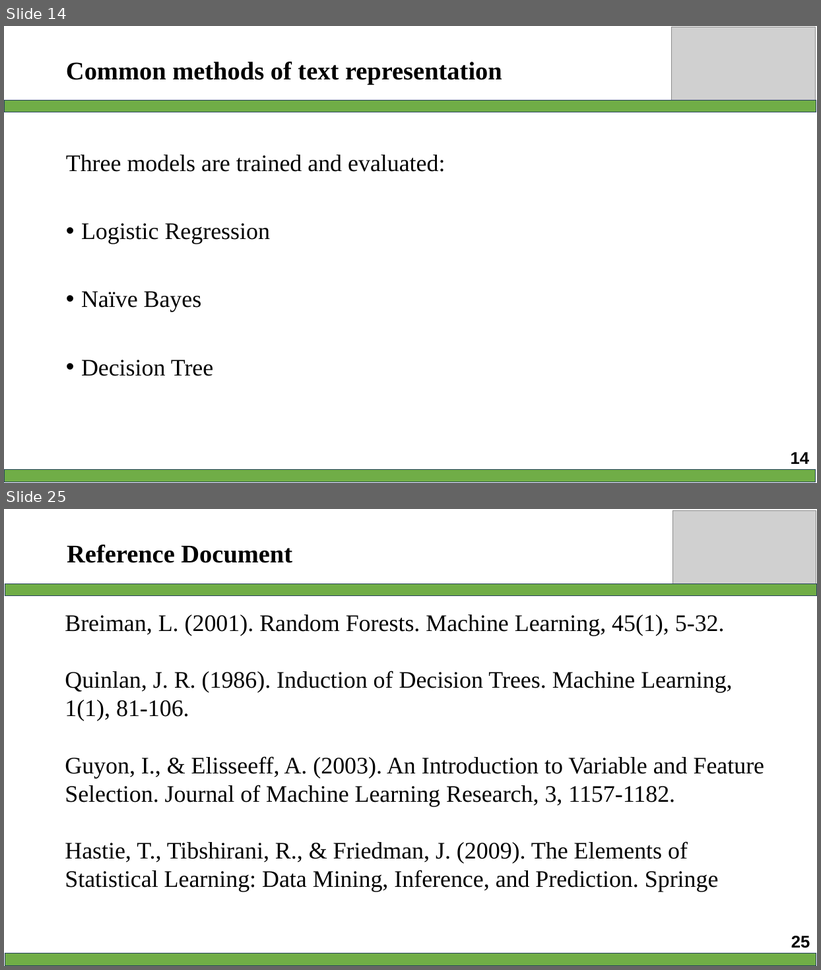
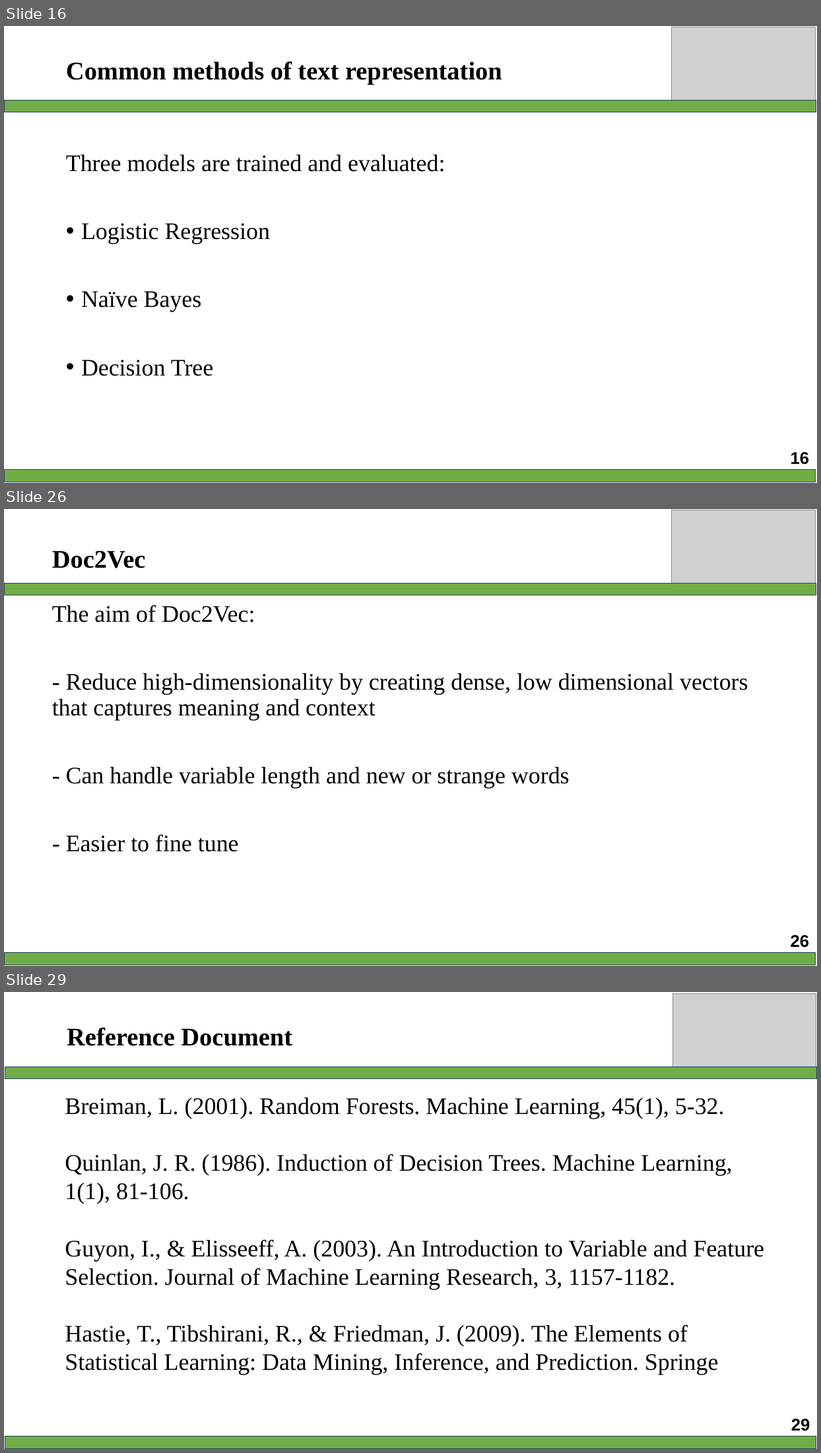
Before and after one commit to AmbiguousTimekeepr/midterm_NLP-with-RAG-, a slide deck: 522H0138_522H0092.pptx. Shown one above the other, each under a label of ours: slides 14 and 25 before the commit, slides 16, 26 and 29 after it; the slides between them are not shown. The pictures are 821x970 and 821x1453 pixels, drawn with LibreOffice and Linux fonts; fonts in the diff are those of the drawing; grey boxes stand for pictures. Boxes give left, top, right and bottom in pixels: in the first picture for what was removed or moved away, otherwise in the second. Text is boxed around its words. In the diff, an @@ line names an element or a change of style, - is before the commit and + after.

```diff
--- a/522H0138_522H0092.pptx
+++ b/522H0138_522H0092.pptx
@@ slide 26 added at (4, 509, 817, 966), background #FFFFFF @@
@@ picture added at (672, 510, 816, 584) @@
@@ title added at (52, 551, 146, 568), 30 pt, text #000000, bold @@
+Doc2Vec
@@ rectangle added at (4, 584, 816, 595), fill #70AD47, outline #28445D 1 pt @@
@@ text added at (52, 605, 748, 852), 28 pt, text #000000 @@
+The aim of Doc2Vec:
+- Reduce high-dimensionality by creating dense, low dimensional vectors that captures meaning and context
+- Can handle variable length and new or strange words
+- Easier to fine tune
@@ page number added at (791, 935, 810, 948), 20 pt, text #000000, bold @@
+26
@@ rectangle added at (4, 953, 816, 965), fill #70AD47, outline #28445D 1 pt @@
@@ what was slide 14 is now slide 16 @@
@@ page number at (791, 452, 810, 465): text changed @@
-14
+16
@@ what was slide 25 is now slide 29 @@
@@ page number at (791, 1419, 811, 1432): text changed @@
-25
+29
```
Also in this commit, not shown: 20 slides changed, 5 other slides added, 2 slides removed.
